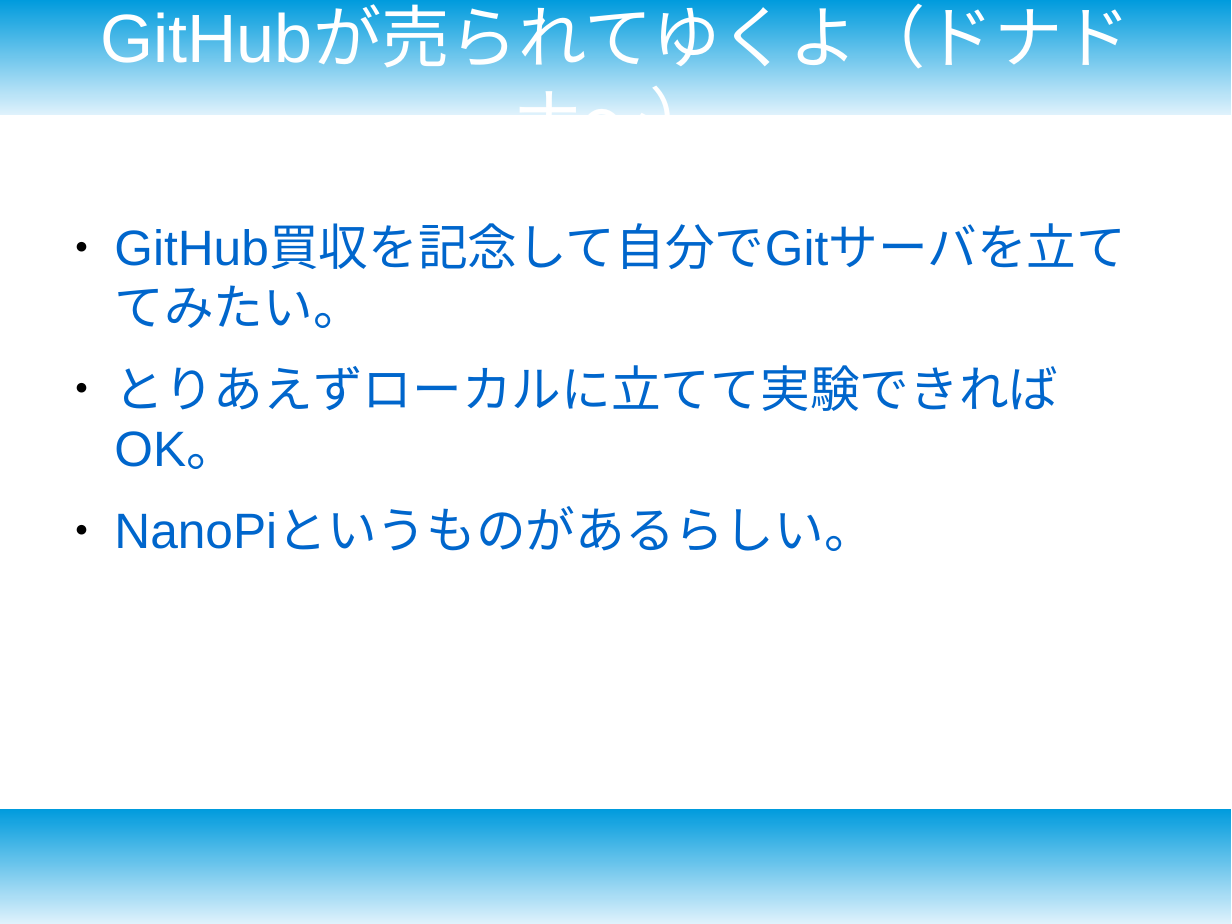
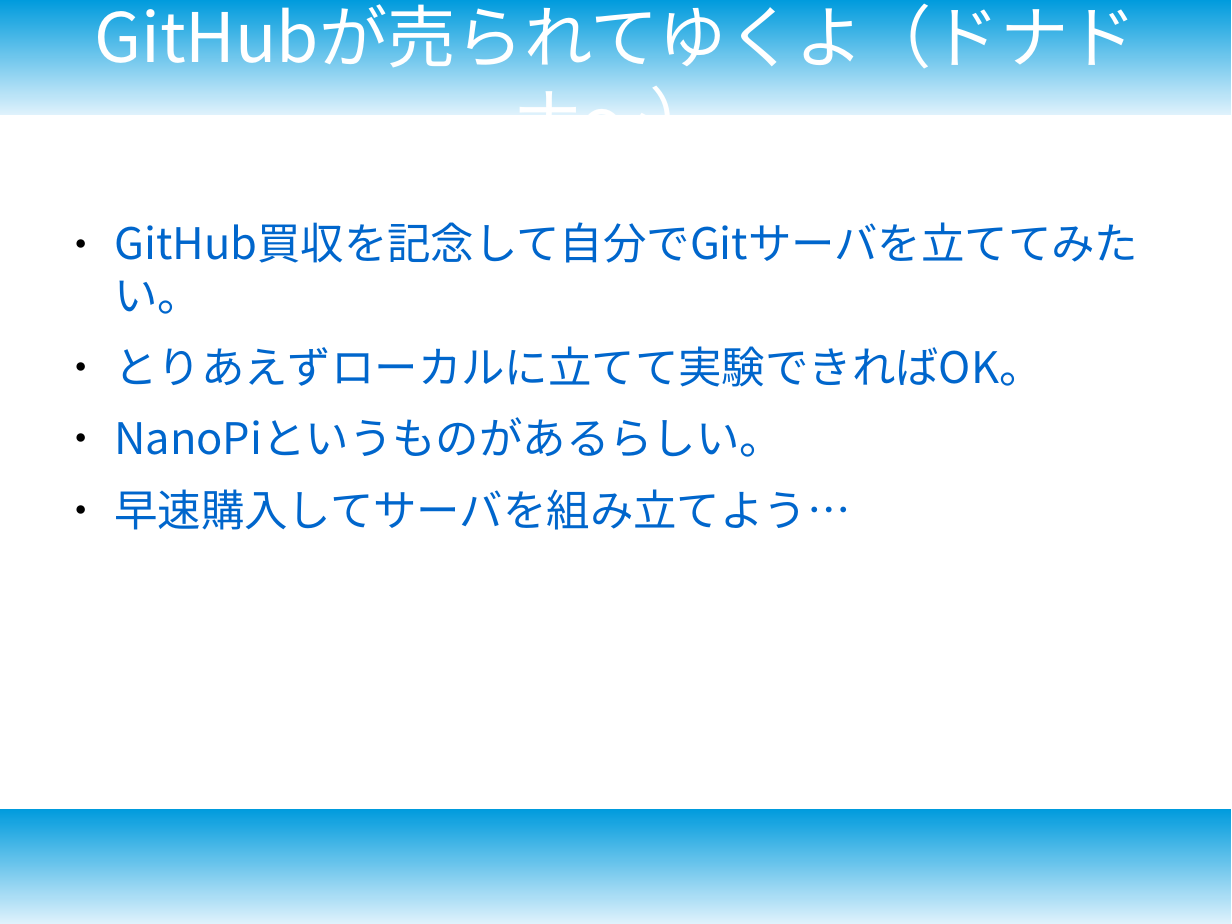
Before and after one commit to hidemune/nanoPI_git, a slide deck: slide 2 of GitWeb.odp. Drawn at 1232x924 pixels with LibreOffice and Linux fonts; fonts in the diff are those of the drawing. Boxes give left, top, right and bottom in pixels: in the first picture for what was removed or moved away, otherwise in the second. Text is boxed around its words. In the diff, an @@ line names an element or a change of style, - is before the commit and + after.

```diff
--- a/GitWeb.odp
+++ b/GitWeb.odp
@@ title "GitHubが売られてゆくよ（ドナドナ〜）" moved from (x1=100, y1=7, x2=1130, y2=110) to (x1=94, y1=0, x2=1137, y2=110) @@
@@ title "GitHubが売られてゆくよ（ドナドナ〜）" at (x1=94, y1=0, x2=1137, y2=110): font Arial to Noto Sans CJK JP @@
@@ text at (x1=114, y1=280, x2=1042, y2=457): size 32 to 28 pt, font Arial to Noto Sans CJK JP in "GitHub買収を記念して自分でGitサーバを立ててみたい。", "とりあえずローカルに立てて実験できればOK。", "NanoPiというものがあるらしい。"; less space between paragraphs @@
@@ text at (x1=114, y1=489, x2=850, y2=530): paragraph added @@
+● 早速購入してサーバを組み立てよう…
```
Also in this commit, not shown: 8 other slides changed, 3 other files.
